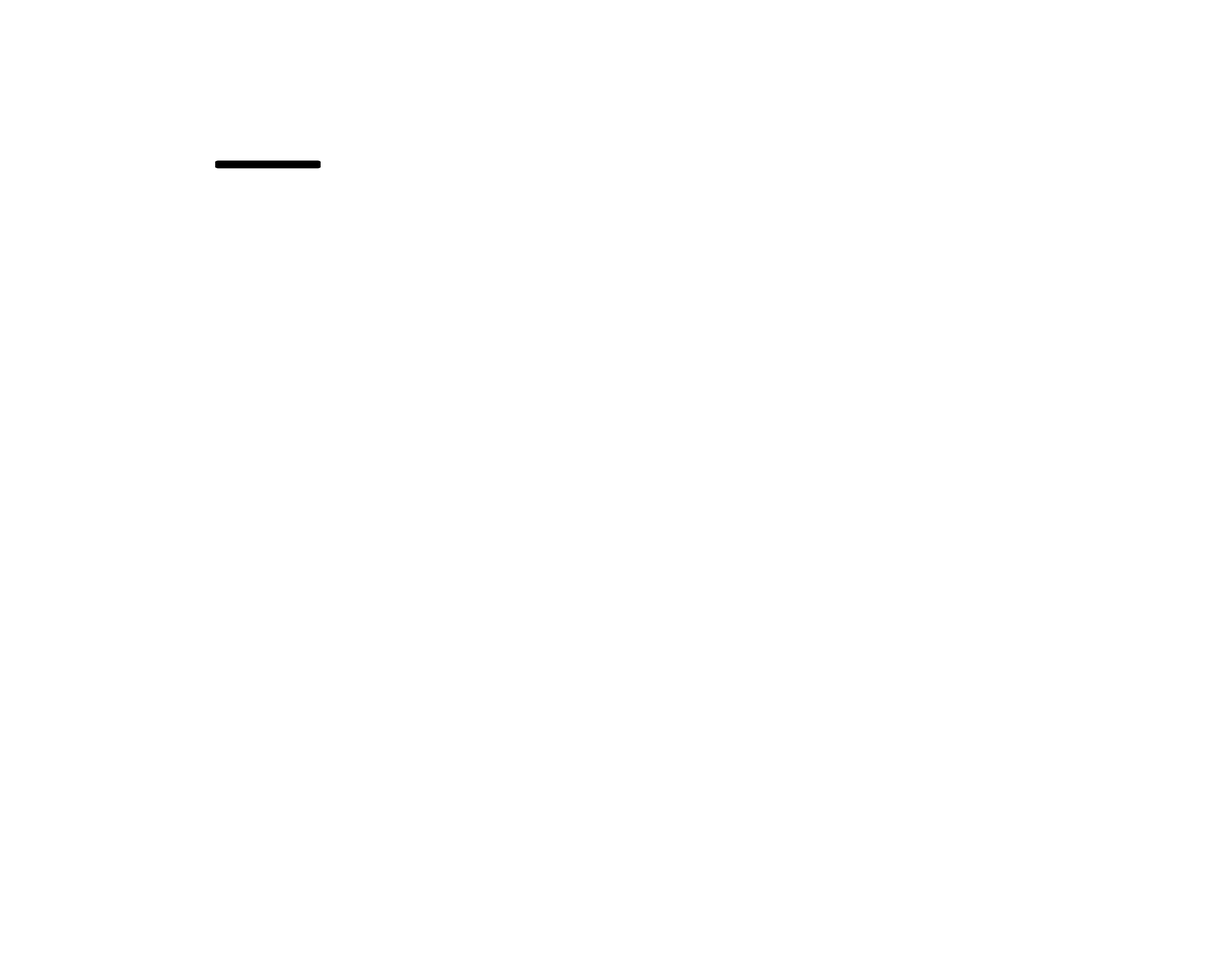
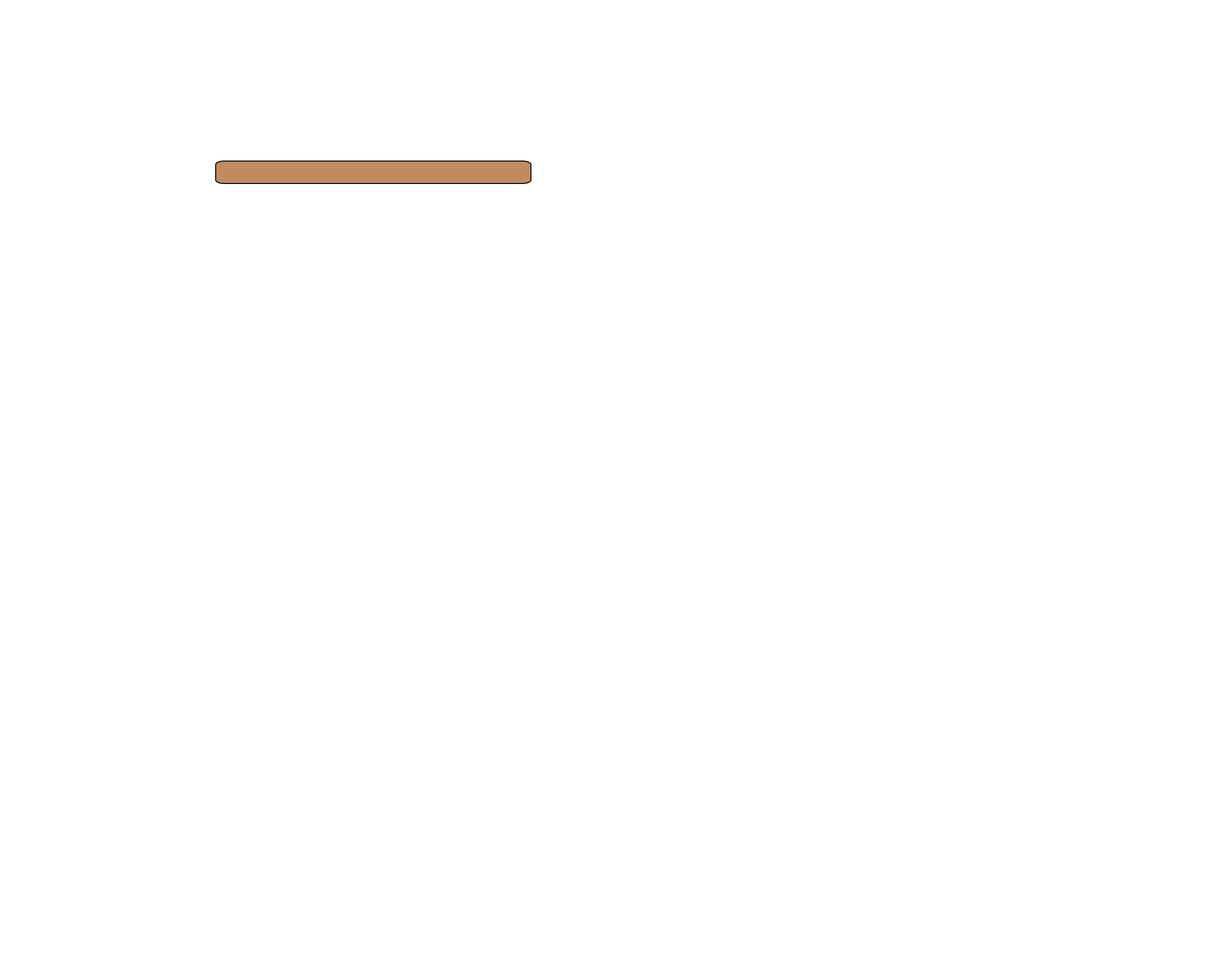
Layer changes from the first 1220 x 976 image to the second:
painted on "entry" over [215, 160, 532, 185]
